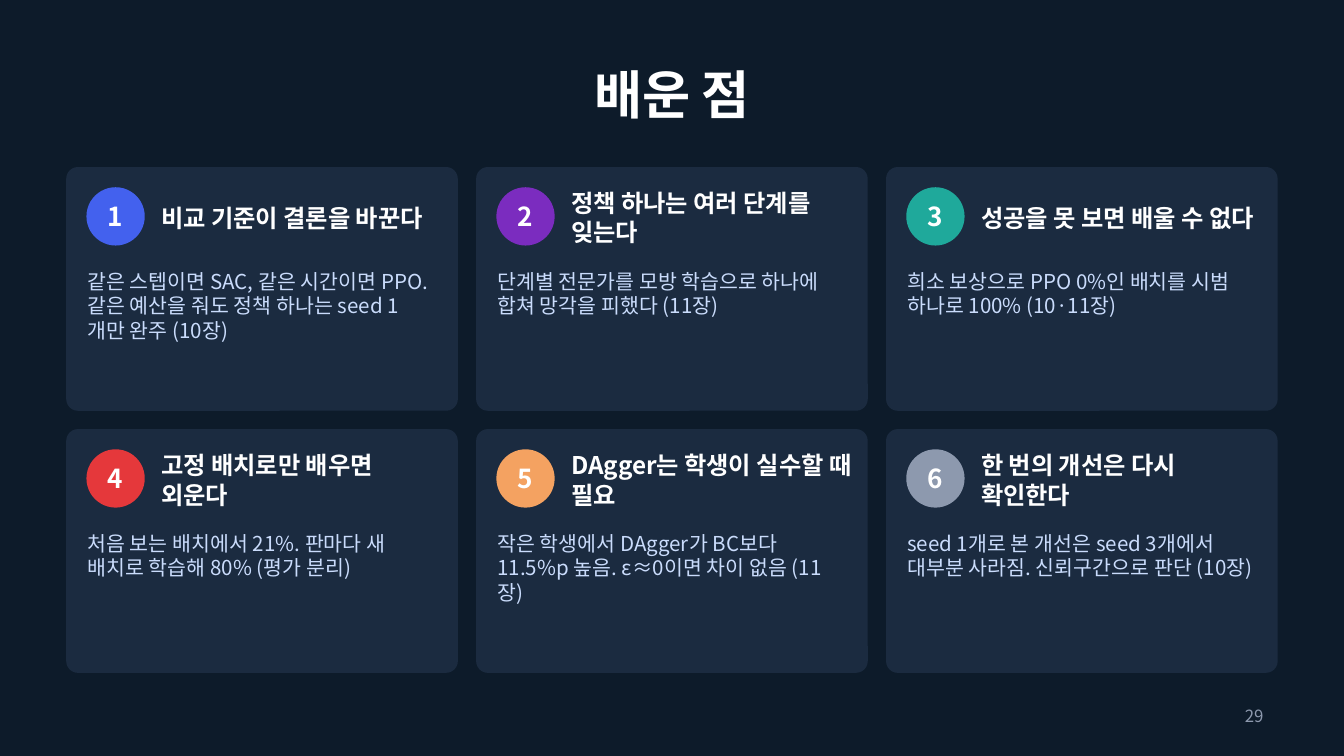
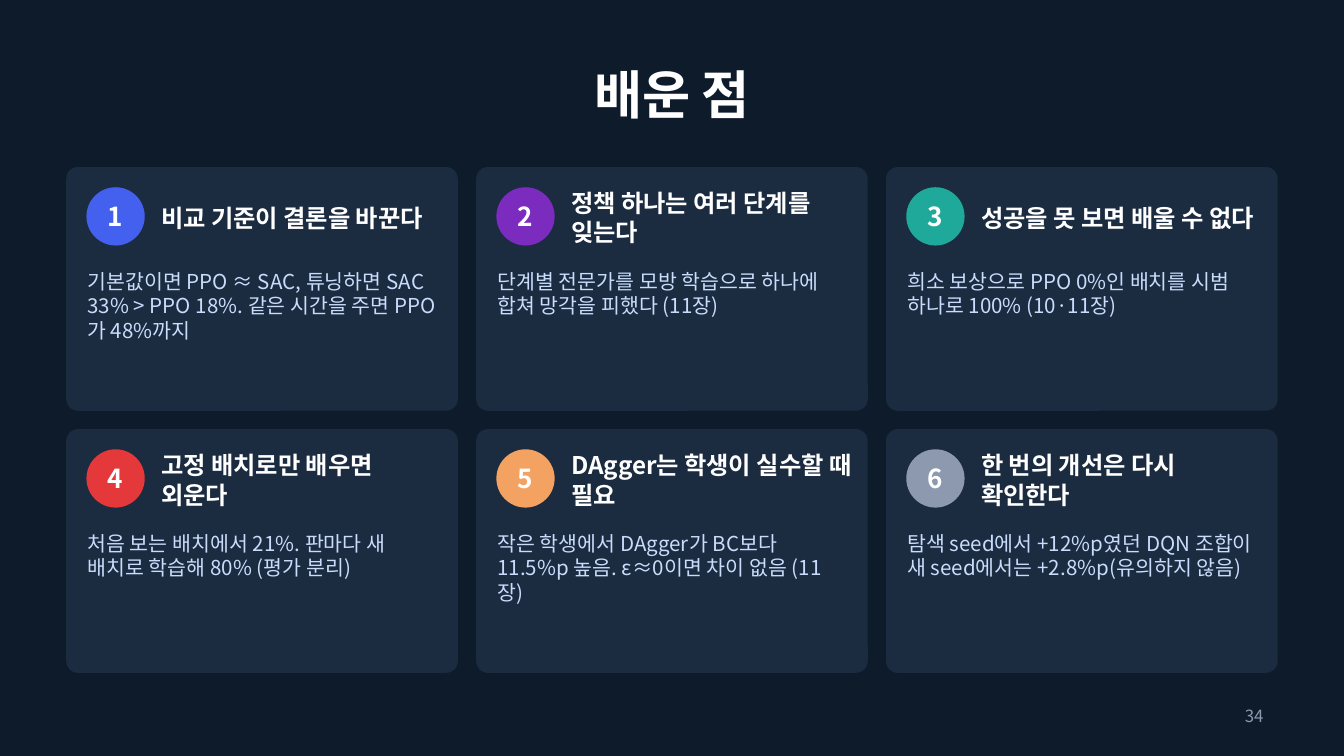
Before and after one commit to changxeokSong/reinforcement_learning, a slide deck: slide 34 of docs/LaserMission_presentation.pptx (slide 29 before the commit). Drawn at 1344x756 pixels with LibreOffice and Linux fonts; fonts in the diff are those of the drawing. Boxes give left, top, right and bottom in pixels: in the first picture for what was removed or moved away, otherwise in the second. Text is boxed around its words. In the diff, an @@ line names an element or a change of style, - is before the commit and + after.

Commit message:
레이저 미션: 하이퍼파라미터 탐색 102개, 최종 비교 seed 5개, 새 seed 확인 실험, 실패 방식 분석, 발표 자료 37장

```diff
--- a/docs/LaserMission_presentation.pptx
+++ b/docs/LaserMission_presentation.pptx
@@ text at (87,272,424,340): text changed @@
-같은 스텝이면 SAC, 같은 시간이면 PPO. 같은 예산을 줘도 정책 하나는 seed 1개만 완주 (10장)
+기본값이면 PPO ≈ SAC, 튜닝하면 SAC 33% > PPO 18%. 같은 시간을 주면 PPO가 48%까지
@@ text at (907,534,1252,580): text changed @@
-seed 1개로 본 개선은 seed 3개에서 대부분 사라짐. 신뢰구간으로 판단 (10장)
+탐색 seed에서 +12%p였던 DQN 조합이 새 seed에서는 +2.8%p(유의하지 않음)
@@ page number at (1245,709,1264,722): text changed @@
-29
+34
```
Also in this commit, not shown: 8 other slides changed, 5 slides added, 11 other files.
